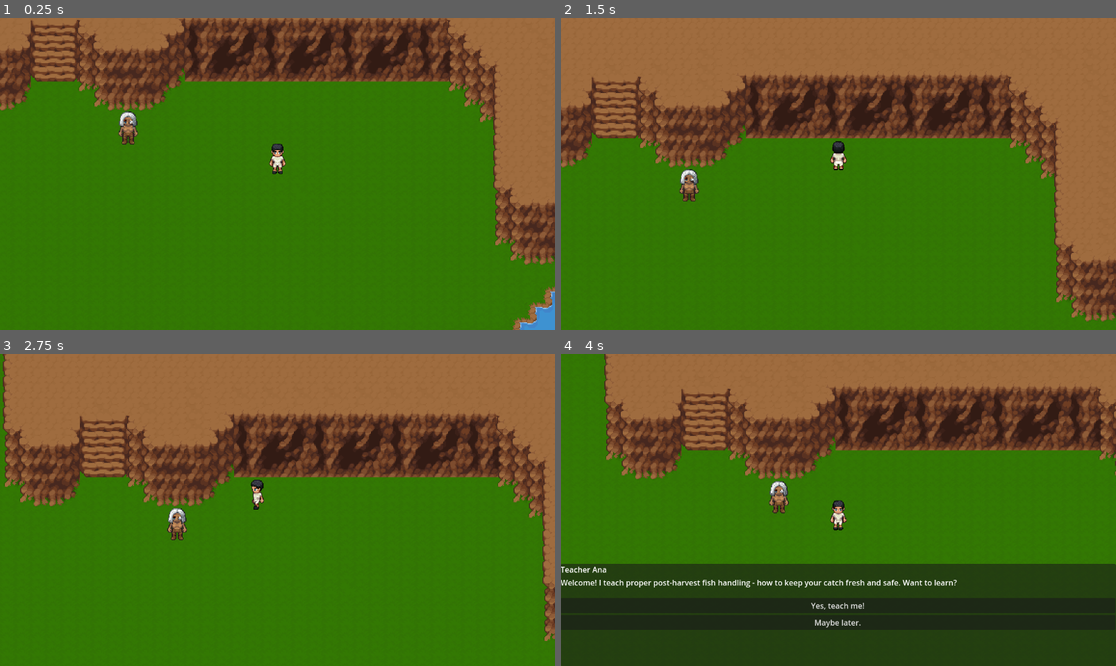
Above: before the commit, frames 1-4 (two rows, left to right).
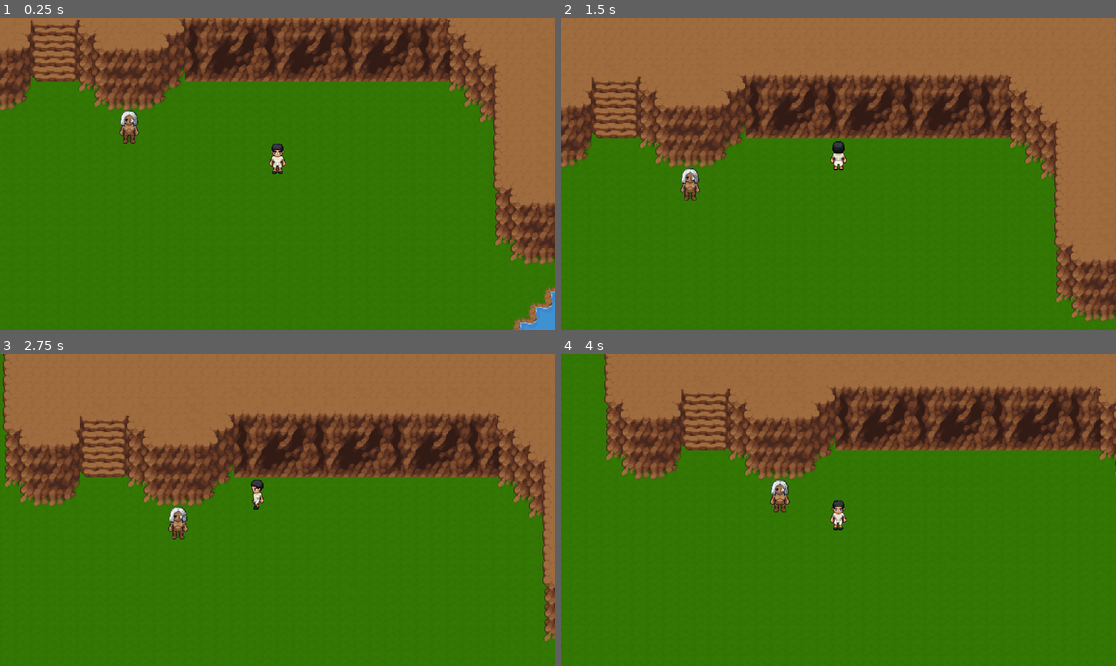
Above: after the commit, the same moments.

Repository: Shuaaas/AquaQuest
Game: Godot game, scene res://Scene/Regions/main.tscn
Two runs of this game, one before a commit and one after it. Both use one fixed random seed, a clock stepped at 60 frames per second and the inputs below.
Inputs:
- Up to frame 1 (0.25 s): no input
- Up to frame 2 (1.5 s): tap Enter at 0.5 s; hold E (interact) 0.53-1.28 s; hold W (move_up) from 0.53 s (still down); tap Shift (run) at 0.8, 1.35 s
- Up to frame 3 (2.75 s): tap E (interact) at 1.55 s; release W (move_up) at 2.03 s; hold A (move_left) from 2.03 s (still down); hold E (interact) from 2.03 s (still down); tap Shift (run) at 2.3 s
- Up to frame 4 (4 s): release E (interact) at 2.78 s; tap Shift (run) at 2.85, 3.8 s; tap E (interact) at 3.05 s; release A (move_left) at 3.53 s; hold S (move_down) from 3.53 s (still down); hold R (toggle_rod) from 3.53 s (still down)

The runs differ from the first frame. In frame 1, 0.2% of the frame differs, in the area x 21-26%, y 29-41%; in frame 2, 0.2%; in frame 3, 0.2%; in frame 4, 33%, in the area x 0-100%, y 40-100%.

Commit message:
COMPLETED STATE IN QUEST NPC

Diff:
--- a/Autoload/EventBus.gd
+++ b/Autoload/EventBus.gd
@@ -35,6 +35,12 @@
 signal quest_updated(quest_id: String, progress: Dictionary)
 signal quest_completed(quest_id: String)
 signal quest_failed(quest_id: String)
+## Fired when every objective on an active quest is satisfied, BEFORE the
+## quest is actually completed/turned in - the player still needs to
+## return to the NPC. Distinct from quest_completed, which now only fires
+## once QuestObjectiveManager.turn_in_quest() actually runs (see Phase 7 -
+## README_QUEST_SYSTEM.md).
+signal quest_objectives_completed(quest_id: String)
 
 # --- Dialogue ---
 signal dialogue_started(dialogue_id: String)
--- a/Autoload/FishingManager.gd
+++ b/Autoload/FishingManager.gd
@@ -222,12 +222,21 @@
 	EventBus.fishing_points_changed.emit(_points, delta)
 
 
+#func _award_catch(spot_id: String) -> void:
+	#InventoryManager.add_item(_resolve_reward_item_id(spot_id))
+#
+	#var quest_id := _get_required_quest_id(spot_id)
+	#if quest_id != "":
+		#QuestManager.update_quest_progress(quest_id, {"last_result": "caught"})
+
 func _award_catch(spot_id: String) -> void:
 	InventoryManager.add_item(_resolve_reward_item_id(spot_id))
 
 	var quest_id := _get_required_quest_id(spot_id)
 	if quest_id != "":
-		QuestManager.update_quest_progress(quest_id, {"last_result": "caught"})
+		var progress := QuestManager.get_quest_progress(quest_id).duplicate()
+		progress["last_result"] = "caught"
+		QuestManager.update_quest_progress(quest_id, progress)
 
 
 ## See FISH SPECIES note in the class doc above.
--- a/Autoload/NPCManager.gd
+++ b/Autoload/NPCManager.gd
@@ -81,7 +81,6 @@
 
 	_current_npc_node = npc_node
 	_current_interactor = interactor
-	print("Starting conversation with: ", npc_id)
 
 	var tree: Dictionary = _dialogue_trees[dialogue_id]
 	var states: Array = tree.get("dialogue_states", [])
@@ -102,10 +101,19 @@
 
 ## Condition schema: null (or the key omitted) always matches - use this
 ## as a fallback state, listed LAST in dialogue_states. Otherwise:
-##   {"quest_id": String, "state": String}
+##   {"quest_id": String, "state": String, "objectives_complete": bool}
 ## where state is one of "not_started", "active", "completed", "failed",
 ## compared against QuestManager.get_quest_state(). This is the entire
 ## mechanism behind "dialogue branches based on quest progress."
+##
+## "objectives_complete" is optional (added for Phase 7 - Quest System).
+## When present, it also checks QuestManager.get_quest_progress(quest_id)'s
+## "objectives_complete" flag, set by QuestObjectiveManager once every
+## objective is satisfied. This is what lets a dialogue state distinguish
+## "quest active, still working on it" from "quest active, ready to turn
+## in" - both share state == "active", only the flag differs. Conditions
+## written before this phase existed simply never set this key, so they're
+## unaffected.
 func _condition_matches(condition) -> bool:
 	if condition == null or typeof(condition) != TYPE_DICTIONARY:
 		return true
@@ -115,7 +123,16 @@
 	var actual_state := QuestManager.get_quest_state(quest_id)
 	if actual_state == "unknown":
 		actual_state = "not_started"
-	return actual_state == required_state
+	if actual_state != required_state:
+		return false
+
+	if condition.has("objectives_complete"):
+		var required_flag: bool = condition.get("objectives_complete", false)
+		var actual_flag: bool = QuestManager.get_quest_progress(quest_id).get("objectives_complete", false)
+		if actual_flag != required_flag:
+			return false
+
+	return true
 
 
 ## Reacts to EventBus.dialogue_action_triggered, fired once per action as
@@ -123,13 +140,21 @@
 ## action type reference table.
 func _on_dialogue_action_triggered(action: Dictionary) -> void:
 	var action_type: String = action.get("type", "")
-	print("Action triggered: ", action_type, " | ", action)
 
 	match action_type:
 		"start_quest":
 			QuestManager.start_quest(action.get("quest_id", ""))
 		"complete_quest":
-			QuestManager.complete_quest(action.get("quest_id", ""))
+			# UPGRADED for Phase 7 (Quest System): this used to call
+			# QuestManager.complete_quest() directly (bare completion, no
+			# reward). It now routes through QuestObjectiveManager, which
+			# still marks the quest completed but ALSO grants that quest's
+			# defined reward and auto-starts next_quest_id if the quest
+			# has a Data/JSON/Quests/ definition. If it doesn't, this
+			# falls back to the exact old bare-completion behavior - fully
+			# backward compatible with any dialogue JSON written before
+			# this phase existed.
+			QuestObjectiveManager.turn_in_quest(action.get("quest_id", ""))
 		"fail_quest":
 			QuestManager.fail_quest(action.get("quest_id", ""))
 		"update_quest_progress":
--- a/Autoload/QuestManager.gd
+++ b/Autoload/QuestManager.gd
@@ -51,6 +51,16 @@
 	return _quest_states.get(quest_id, {}).get("state", "unknown")
 
 
+## Added for Phase 7 (Quest System) - QuestObjectiveManager reads this to
+## know how far along an active quest's objectives are, and NPCManager
+## reads it to check the "objectives_complete" flag for dialogue
+## conditions. QuestManager itself still doesn't interpret what any of
+## this data MEANS - it's just returning whatever was last stored via
+## update_quest_progress().
+func get_quest_progress(quest_id: String) -> Dictionary:
+	return _quest_states.get(quest_id, {}).get("objectives", {})
+
+
 func is_quest_completed(quest_id: String) -> bool:
 	return get_quest_state(quest_id) == "completed"
 
--- /dev/null
+++ b/Autoload/QuestObjectiveManager.gd
@@ -0,0 +1,195 @@
+extends Node
+## QuestObjectiveManager (Autoload Singleton)
+##
+## Single responsibility: know what a quest's objectives actually REQUIRE
+## (loaded from JSON), listen to gameplay events to track progress toward
+## them automatically, and handle turning a quest in - granting its
+## reward and chaining to the next quest. QuestManager itself still only
+## tracks raw state/progress data and knows nothing about what any of it
+## means (see QuestManager.gd's own doc comment, unchanged) - this script
+## is the one that interprets it, the same split used between
+## DialogueManager (traversal) and NPCManager (meaning).
+##
+## KEY DESIGN POINT: every event this listens to already existed before
+## this phase - EventBus.item_added (from InventoryManager.add_item(),
+## already called by FishingManager on a catch), EventBus.region_changed
+## (from RegionManager.travel_to_region()), EventBus.question_answered
+## (from FishingManager on every graded answer), and EventBus.exam_completed
+## (declared since the original framework, still unemitted - see the
+## pass_exam objective note below). No new gameplay signals were needed;
+## this phase is almost entirely about giving existing signals structured
+## meaning, not inventing new plumbing.
+##
+## TWO-PHASE COMPLETION (matches the brief's explicit
+## "Fish collected -> Return to NPC -> Receive reward" flow): satisfying
+## every objective does NOT complete the quest by itself. It only sets a
+## progress flag and fires EventBus.quest_objectives_completed, so an NPC
+## dialogue condition can detect "ready to turn in" and offer a distinct
+## conversation branch. The quest is only actually completed - and its
+## reward granted - when turn_in_quest() runs, which happens via the
+## "complete_quest" dialogue action (see NPCManager.gd - its handler for
+## that action type now calls turn_in_quest() here instead of calling
+## QuestManager.complete_quest() directly).
+##
+## DATA LOCATION: Data/JSON/Quests/*.json - see README_QUEST_SYSTEM.md for
+## the full schema and all supported objective types.
+
+const QUEST_JSON_DIR := "res://Data/JSON/Quests/"
+
+# quest_id -> quest definition Dictionary
+var _quest_definitions: Dictionary = {}
+
+
+func _ready() -> void:
+	_load_all_quests()
+
+	EventBus.item_added.connect(_on_item_added)
+	EventBus.region_changed.connect(_on_region_changed)
+	EventBus.question_answered.connect(_on_question_answered)
+	EventBus.exam_completed.connect(_on_exam_completed)
+
+
+func _load_all_quests() -> void:
+	var dir := DirAccess.open(QUEST_JSON_DIR)
+	if dir == null:
+		push_warning("QuestObjectiveManager: no Quests JSON directory found yet at %s" % QUEST_JSON_DIR)
+		return
+
+	dir.list_dir_begin()
+	var file_name := dir.get_next()
+	while file_name != "":
+		if file_name.ends_with(".json"):
+			var file := FileAccess.open(QUEST_JSON_DIR + file_name, FileAccess.READ)
+			if file == null:
+				file_name = dir.get_next()
+				continue
+			var parsed = JSON.parse_string(file.get_as_text())
+			file.close()
+			if typeof(parsed) == TYPE_DICTIONARY and parsed.has("quest_id"):
+				_quest_definitions[parsed["quest_id"]] = parsed
+			else:
+				push_warning("QuestObjectiveManager: %s missing required field 'quest_id'" % file_name)
+		file_name = dir.get_next()
+	dir.list_dir_end()
+
+
+## Called by NPCManager's "complete_quest" dialogue action. Marks the
+## quest completed, grants its reward (if the definition has one), and
+## auto-starts next_quest_id (if set). If no definition exists for this
+## quest_id at all, this still calls QuestManager.complete_quest() and
+## simply grants no reward - a safe, backward-compatible fallback so any
+## quest_id used with "complete_quest" before this phase existed keeps
+## working exactly as before.
+func turn_in_quest(quest_id: String) -> void:
+	QuestManager.complete_quest(quest_id)
+
+	if not _quest_definitions.has(quest_id):
+		return
+
+	var def: Dictionary = _quest_definitions[quest_id]
+	var reward: Dictionary = def.get("reward", {})
+	if reward.has("item_id"):
+		InventoryManager.add_item(reward.get("item_id", ""), reward.get("amount", 1))
+
+	var next_quest_id: String = def.get("next_quest_id", "")
+	if next_quest_id != "":
+		QuestManager.start_quest(next_quest_id)
+
+
+func _on_item_added(item_id: String, _amount: int) -> void:
+	print("Item added: ", item_id)
+	_check_active_quests("catch_fish", {"fish_id": item_id})
+
+
+func _on_region_changed(_old_region_id: String, new_region_id: String) -> void:
+	_check_active_quests("visit_location", {"region_id": new_region_id})
+
+
+func _on_question_answered(question_id: String, was_correct: bool) -> void:
+	if not was_correct:
+		return
+	_check_active_quests("answer_questions", {"question_id": question_id})
+
+
+## "pass_exam" objectives listen for this, but nothing currently emits it -
+## EventBus.exam_completed is a hook declared since the original framework
+## pass, waiting on a real ExamManager (same status as NPCManager's
+## "start_exam" action). This handler is correct and ready; it just has no
+## real events to react to yet.
+func _on_exam_completed(exam_id: String, score: float) -> void:
+	_check_active_quests("pass_exam", {"exam_id": exam_id, "score": score})
+
+
+func _check_active_quests(objective_type: String, event_data: Dictionary) -> void:
+	for quest_id in _quest_definitions:
+		if QuestManager.get_quest_state(quest_id) != "active":
+			continue
+
+		var def: Dictionary = _quest_definitions[quest_id]
+		var objectives: Array = def.get("objectives", [])
+		var any_matched := false
+
+		for objective in objectives:
+			if objective.get("type", "") != objective_type:
+				continue
+			if _event_matches_objective(objective_type, objective, event_data):
+				any_matched = true
+
+		if any_matched:
+			_advance_progress(quest_id, def, objective_type, event_data)
+
+
+func _event_matches_objective(objective_type: String, objective: Dictionary, event_data: Dictionary) -> bool:
+	match objective_type:
+		"catch_fish":
+			return objective.get("fish_id", "") == event_data.get("fish_id", "")
+		"visit_location":
+			return objective.get("region_id", "") == event_data.get("region_id", "")
+		"answer_questions":
+			# Generic count of any correct answer - lesson_id filtering is
+			# intentionally not implemented yet (would need QuestionManager
+			# to expose per-question lesson_id lookup at this call site;
+			# get_question_by_id() already supports it, this is a small
+			# follow-up if per-lesson quest objectives are wanted later).
+			return true
+		"pass_exam":
+			var passing_score: float = objective.get("passing_score", 0.6)
+			return objective.get("exam_id", "") == event_data.get("exam_id", "") \
+				and event_data.get("score", 0.0) >= passing_score
+	return false
+
+
+## Increments progress for every objective (by index) that matches this
+## event, then checks whether the whole quest is now ready to turn in.
+func _advance_progress(quest_id: String, def: Dictionary, objective_type: String, event_data: Dictionary) -> void:
+	var progress: Dictionary = QuestManager.get_quest_progress(quest_id).duplicate(true)
+	var objectives: Array = def.get("objectives", [])
+
+	for i in range(objectives.size()):
+		var objective: Dictionary = objectives[i]
+		if objective.get("type", "") != objective_type:
+			continue
+		if not _event_matches_objective(objective_type, objective, event_data):
+			continue
+		var key := "obj_%d" % i
+		progress[key] = progress.get(key, 0) + 1
+
+	QuestManager.update_quest_progress(quest_id, progress)
+	_check_all_objectives_complete(quest_id, def, progress)
+
+
+func _check_all_objectives_complete(quest_id: String, def: Dictionary, progress: Dictionary) -> void:
+	if progress.get("objectives_complete", false):
+		return  # already marked - don't re-fire the signal every time
+
+	var objectives: Array = def.get("objectives", [])
+	for i in range(objectives.size()):
+		var required: int = objectives[i].get("count", 1)
+		var key := "obj_%d" % i
+		if progress.get(key, 0) < required:
+			return  # at least one objective still incomplete
+
+	print("Objectives complete for: ", quest_id)
+	progress["objectives_complete"] = true
+	QuestManager.update_quest_progress(quest_id, progress)
+	EventBus.quest_objectives_completed.emit(quest_id)
--- a/Data/JSON/Dialogue/teacher_ana_dialogue.json
+++ b/Data/JSON/Dialogue/teacher_ana_dialogue.json
@@ -8,6 +8,20 @@
 		"already_taught": {
 		  "speaker": "Teacher Ana",
 		  "text": "You've already learned the basics well. Keep practicing at the dock!",
+		  "choices": []
+		}
+	  }
+	},
+	{
+	  "condition": { "quest_id": "learn_post_harvest_basics", "state": "active", "objectives_complete": true },
+	  "start_node": "ready_to_turn_in",
+	  "nodes": {
+		"ready_to_turn_in": {
+		  "speaker": "Teacher Ana",
+		  "text": "You caught a fish and answered correctly - wonderful work! Here's something for your effort.",
+		  "actions": [
+			{ "type": "complete_quest", "quest_id": "learn_post_harvest_basics" }
+		  ],
 		  "choices": []
 		}
 	  }
--- /dev/null
+++ b/Data/JSON/Quests/learn_post_harvest_basics.json
@@ -0,0 +1,11 @@
+{
+  "quest_id": "learn_post_harvest_basics",
+  "quest_type": "main",
+  "title": "Learn the Basics",
+  "description": "Catch a fish at the dock and prove you understand proper post-harvest handling.",
+  "objectives": [
+	{ "type": "catch_fish", "fish_id": "fish", "count": 1 }
+  ],
+  "reward": { "item_id": "explorer_badge", "amount": 1 },
+  "next_quest_id": "visit_region2_mini"
+}
--- /dev/null
+++ b/Data/JSON/Quests/visit_region2_mini.json
@@ -0,0 +1,11 @@
+{
+  "quest_id": "visit_region2_mini",
+  "quest_type": "mini",
+  "title": "Scout Ahead",
+  "description": "Travel to Region 2 to see what's there.",
+  "objectives": [
+	{ "type": "visit_location", "region_id": "region_2" }
+  ],
+  "reward": { "item_id": "fish", "amount": 1 },
+  "next_quest_id": ""
+}
--- a/Scene/NPC/Npc_teacher_ana.tscn
+++ b/Scene/NPC/Npc_teacher_ana.tscn
@@ -40,7 +40,7 @@
 }]
 
 [sub_resource type="CircleShape2D" id="CircleShape2D_x4d56"]
-radius = 38.013157
+radius = 25.0
 
 [node name="Npc_teacher_ana" type="Area2D"]
 collision_layer = 4
@@ -51,7 +51,7 @@
 prompt_text = "Talk to Teacher"
 
 [node name="AnimatedSprite2D" type="AnimatedSprite2D" parent="."]
-position = Vector2(-1, -21)
+position = Vector2(-5.9604645e-08, -22.000002)
 scale = Vector2(0.7265625, 0.71093756)
 sprite_frames = SubResource("SpriteFrames_o62pt")
 animation = &"new_animation"
@@ -59,5 +59,5 @@
 frame_progress = 0.43085113
 
 [node name="CollisionShape2D" type="CollisionShape2D" parent="."]
-position = Vector2(1, -22)
+position = Vector2(0, -18)
 shape = SubResource("CircleShape2D_x4d56")
--- a/Scene/Regions/fishing_spot.tscn
+++ b/Scene/Regions/fishing_spot.tscn
@@ -10,6 +10,7 @@
 collision_mask = 0
 script = ExtResource("1_2fufi")
 required_quest_id = "learn_post_harvest_basics"
+possible_fish_ids = Array[String](["fish"])
 prompt_text = "Fish here!"
 
 [node name="CollisionShape2D" type="CollisionShape2D" parent="."]
--- a/Scene/UI/dialogue_ui.tscn
+++ b/Scene/UI/dialogue_ui.tscn
@@ -22,29 +22,30 @@
 grow_horizontal = 2
 grow_vertical = 0
 
-[node name="MarginContainer" type="MarginContainer" parent="Panel"]
+[node name="SpeakerLabel" type="Label" parent="Panel"]
+unique_name_in_owner = true
 layout_mode = 0
-offset_right = 1152.0
-offset_bottom = 111.0
+offset_left = 21.0
+offset_top = 27.0
+offset_right = 769.0
+offset_bottom = 50.0
 
-[node name="VBoxContainer" type="VBoxContainer" parent="Panel/MarginContainer"]
-layout_mode = 2
-theme_override_constants/separation = 4
-alignment = 1
-
-[node name="SpeakerLabel" type="Label" parent="Panel/MarginContainer/VBoxContainer"]
-unique_name_in_owner = true
-layout_mode = 2
-
-[node name="DialogueTextLabel" type="Label" parent="Panel/MarginContainer/VBoxContainer"]
+[node name="DialogueTextLabel" type="Label" parent="Panel"]
 unique_name_in_owner = true
 custom_minimum_size = Vector2(200, 40)
-layout_mode = 2
+layout_mode = 0
+offset_left = 27.0
+offset_top = 66.0
+offset_right = 1124.0
+offset_bottom = 119.0
 autowrap_mode = 2
 
-[node name="ChoicesContainer" type="VBoxContainer" parent="Panel/MarginContainer/VBoxContainer"]
+[node name="ChoicesContainer" type="VBoxContainer" parent="Panel"]
 unique_name_in_owner = true
-layout_mode = 2
+layout_mode = 0
+offset_top = 124.0
+offset_right = 1152.0
+offset_bottom = 177.0
 
 [node name="ContinueButton" type="Button" parent="Panel"]
 unique_name_in_owner = true
--- a/project.godot
+++ b/project.godot
@@ -31,6 +31,7 @@
 QuestionManager="*res://Autoload/QuestionManager.gd"
 InventoryManager="*res://Autoload/InventoryManager.gd"
 NPCManager="*res://Autoload/NPCManager.gd"
+QuestObjectiveManager="*res://Autoload/QuestObjectiveManager.gd"
 
 [dotnet]
 
Not shown, added: Autoload/QuestObjectiveManager.gd.uid
